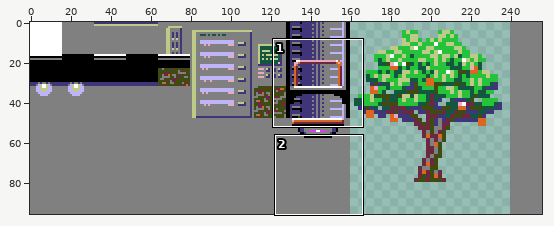
Two versions of one sprite sheet, resources/tilesets/level0.png. The picture above shows the old version from afar; the outline marks the close-up.
Close-up. Before the edit:
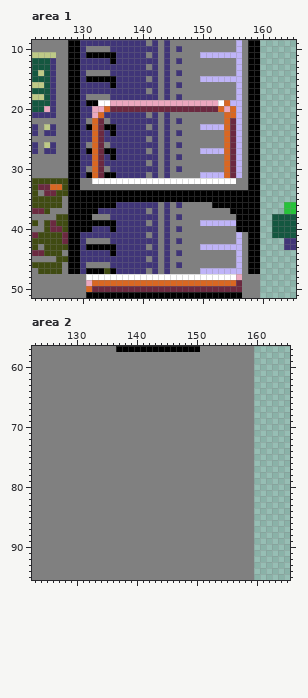
The file is 256x96 pixels. Colours within 5 levels of each other are drawn and written as one. Shown: area 1: x 122..165, y 9..51; area 2: x 123..165, y 57..95.
And afterwards:
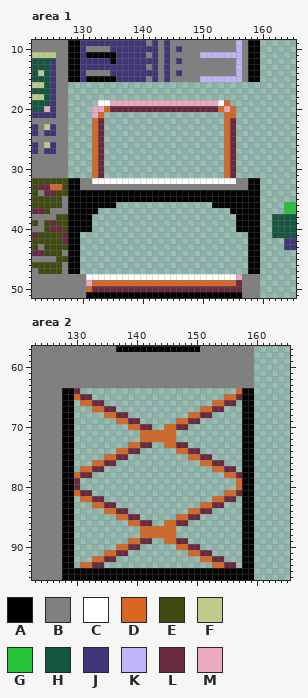
Palette (. is transparent): A #000000  B #808080  C #ffffff  D #d96722  E #404b12  F #beca87  G #26c33a  H #145740  J #403578  K #bfb4f8  L #6b2940  M #eca8bf
What changed:
Changed rows in their new state; - is an unchanged pixel.
Area 1:
first column x 128:
16 ................................
17 ................................
18 ................................
19 .....----------------------.....
20 ....------------------------....
21 ....--....................--....
22 ....--....................--....
23 ....--....................--....
24 ....--....................--....
25 ....--....................--....
26 ....--....................--....
27 ....--....................--....
28 ....--....................--....
29 ....--....................--....
30 ....--....................--....
31 ....--....................--....
first column x 130:
36 ------................------
37 ---......................---
38 --........................--
39 --........................--
40 --........................--
41 ............................
42 ............................
43 ............................
44 ............................
45 ............................
46 ............................
47 ............................
Area 2:
first column x 128:
64 AAL..........................DAA
65 AADLL......................DDLAA
66 AA.DDLL..................DDLL.AA
67 AA...DDLL..............DDLL...AA
68 AA.....DDLL..........DDLL.....AA
69 AA.......DDLL......DDLL.......AA
70 AA.........DDLL..DDLL.........AA
71 AA...........DDDDDD...........AA
72 AA...........DDDDDD...........AA
73 AA.........DDLL..DDLL.........AA
74 AA.......DDLL......DDLL.......AA
75 AA.....DDLL..........DDLL.....AA
76 AA...DDLL..............DDLL...AA
77 AA.DDLL..................DDLL.AA
78 AADLL......................DDLAA
79 AAL..........................DAA
80 AAL..........................DAA
81 AADLL......................DDLAA
82 AA.DDLL..................DDLL.AA
83 AA...DDLL..............DDLL...AA
84 AA.....DDLL..........DDLL.....AA
85 AA.......DDLL......DDLL.......AA
86 AA.........DDLL..DDLL.........AA
87 AA...........DDDDDD...........AA
88 AA...........DDDDDD...........AA
89 AA.........DDLL..DDLL.........AA
90 AA.......DDLL......DDLL.......AA
91 AA.....DDLL..........DDLL.....AA
92 AA...DDLL..............DDLL...AA
93 AA.DDLL..................DDLL.AA
94 AAAAAAAAAAAAAAAAAAAAAAAAAAAAAAAA
95 AAAAAAAAAAAAAAAAAAAAAAAAAAAAAAAA
Where, in picture pixels (left, top, right, bottom), the same in both close-ups:
erased: (68, 82, 260, 178)
erased: (80, 202, 248, 274)
changed: (62, 388, 254, 580)
